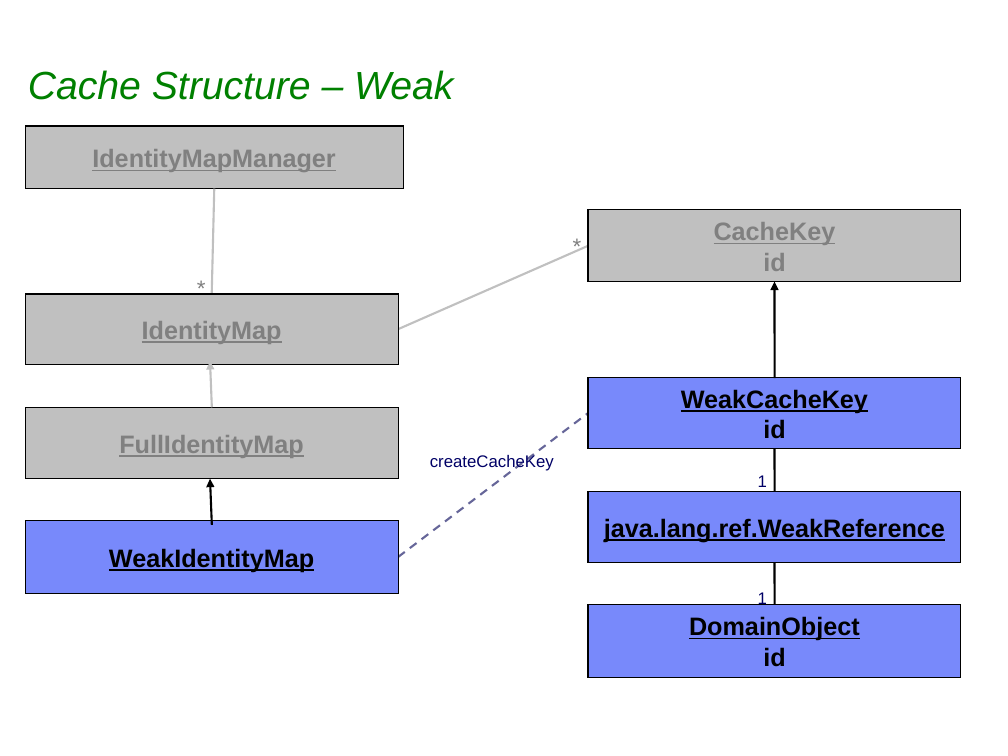
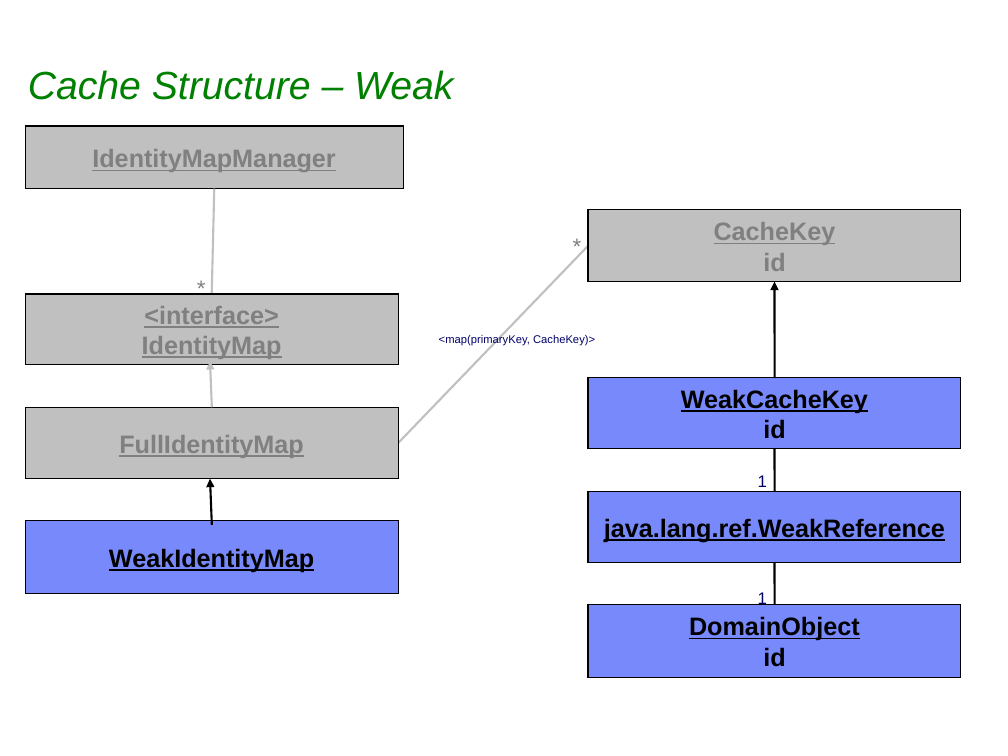
Before and after one commit to sabineheider/incubator, a slide deck: slide 9 of summit-2010/EclipseLink_Intro_Cache.ppt (slide 8 before the commit). Drawn at 1008x756 pixels with LibreOffice and Linux fonts; fonts in the diff are those of the drawing; background and template pictures are left out. Boxes give left, top, right and bottom in pixels: in the first picture for what was removed or moved away, otherwise in the second. Text is boxed around its words. In the diff, an @@ line names an element or a change of style, - is before the commit and + after.

```diff
--- a/summit-2010/EclipseLink_Intro_Cache.ppt
+++ b/summit-2010/EclipseLink_Intro_Cache.ppt
@@ line moved from (398, 330) - (588, 246) to (398, 444) - (588, 246) @@
@@ text in rectangle at <box>144,306,278,328</box>: paragraph added @@
+<interface>
@@ text added at <box>439,335,595,346</box>, 8 pt, text #000066 @@
+<map(primaryKey, CacheKey)>
@@ line removed from (398, 557) to (588, 413) @@
@@ text removed at <box>430,453,554,471</box> @@
-createCacheKey
```
Also in this commit, not shown: 7 other slides changed, 1 slide added, 1 other file.
